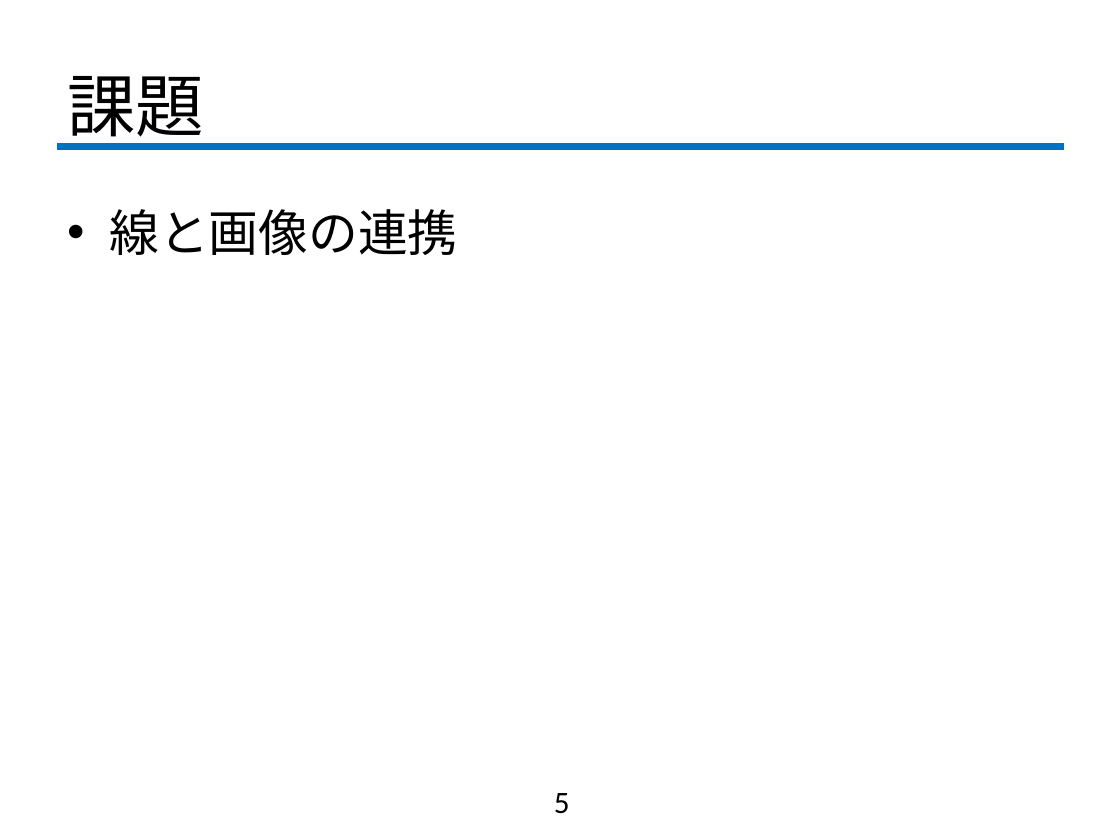
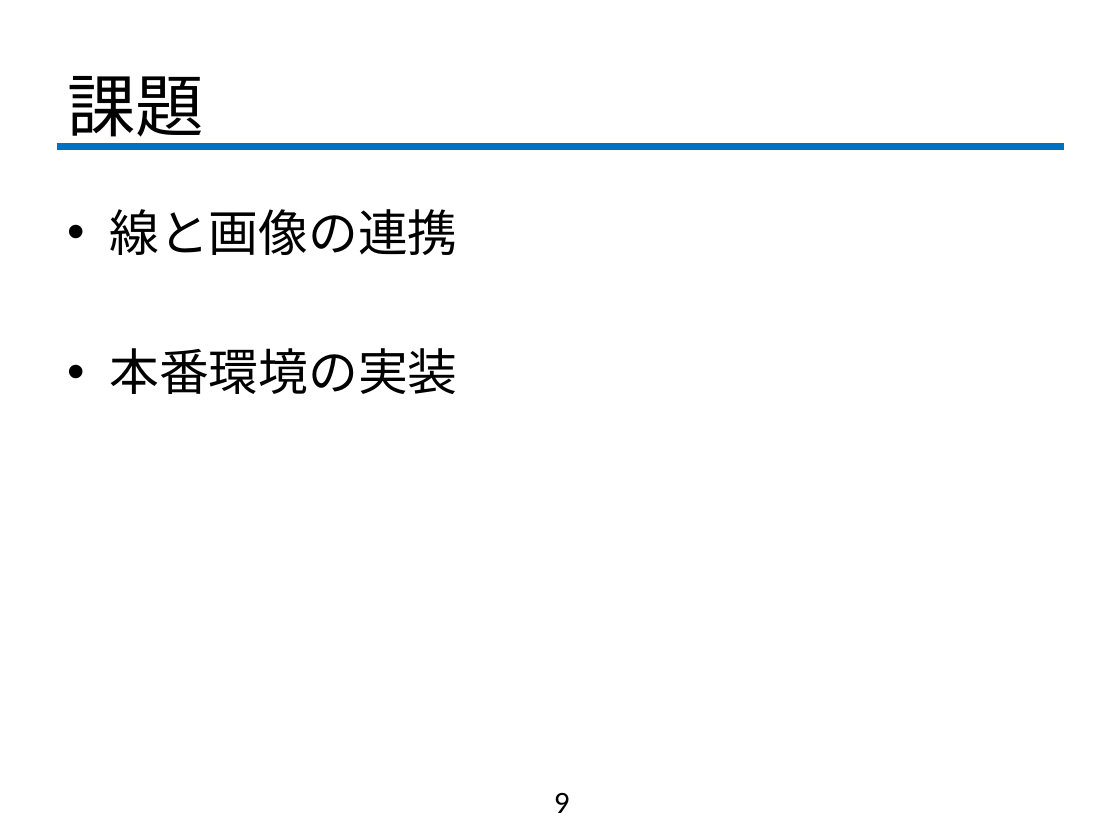
Before and after one commit to fujiLabo/fuji_simu, a slide deck: slide 9 of 1119進捗.pptx (slide 5 before the commit). Drawn at 1120x840 pixels with LibreOffice and Linux fonts; fonts in the diff are those of the drawing; background and template pictures are left out. Boxes give left, top, right and bottom in pixels: in the first picture for what was removed or moved away, otherwise in the second. Text is boxed around its words. In the diff, an @@ line names an element or a change of style, - is before the commit and + after.

```diff
--- a/1119進捗.pptx
+++ b/1119進捗.pptx
@@ text at (x1=109, y1=348, x2=458, y2=394): paragraph added @@
+• 本番環境の実装
@@ page number at (x1=554, y1=793, x2=570, y2=813): text changed @@
-5
+9
```
Also in this commit, not shown: 4 slides added.
